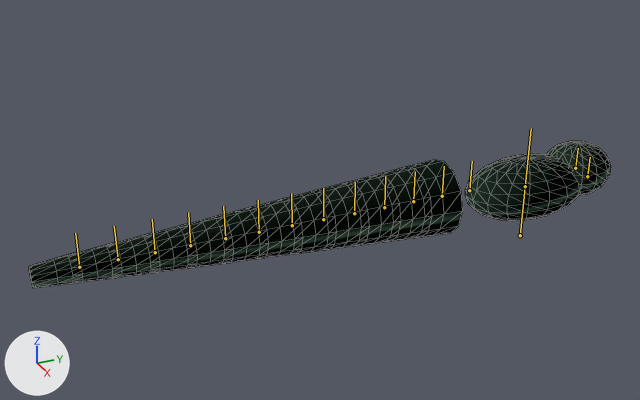
The glTF model assets/shared/creature-serpent.glb as it was, and as the next commit left it.
One viewpoint serves both versions: a 50 mm camera at (5.29, -4.19, 3.31) aimed at (-0.25, -1.7, 0.54). Arrows for +X, +Y and +Z are at lower left; the lights stay in place. The older version comes first. The bones that bend it are drawn over the model as lines. Mesh edges are drawn as thin lines.

Objects in the first picture: 'SkinnedCreature'.
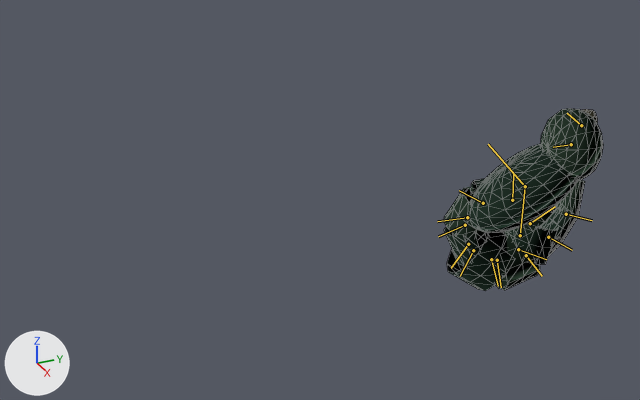
The newer file adds an action. The first version stands in its rest pose; the second is drawn at frame 13 of the action 'SERPENT_COIL_LUNGE'.

Location of each change, [x1, y1, x2, y2] in pixels of the pictures (640 x 400 px):
'SkinnedCreature', posed (73% narrower, 24% taller): before [29, 141, 611, 288]; after [444, 108, 603, 291]
bone 'Torso', root to tip: before (525, 186) to (531, 128); after (525, 186) to (488, 144)
bone 'Head', root to tip: before (575, 168) to (578, 148); after (571, 144) to (553, 147)
bone 'Jaw', root to tip: before (587, 176) to (590, 157); after (581, 125) to (567, 113)
bone 'Tail', root to tip: before (469, 190) to (472, 161); after (467, 217) to (437, 221)
bone 'Spine0', root to tip: before (442, 196) to (444, 166); after (468, 244) to (451, 268)
bone 'Spine1', root to tip: before (413, 201) to (415, 171); after (491, 259) to (498, 286)
bone 'Spine2', root to tip: before (384, 207) to (385, 176); after (518, 249) to (546, 259)
bone 'Spine3', root to tip: before (354, 213) to (355, 182); after (530, 223) to (555, 206)
bone 'Spine4', root to tip: before (323, 219) to (323, 188); after (512, 200) to (513, 174)
bone 'Spine5', root to tip: before (292, 225) to (291, 193); after (483, 203) to (459, 190)
bone 'Spine6', root to tip: before (259, 232) to (258, 200); after (465, 225) to (438, 236)
bone 'Spine7', root to tip: before (225, 238) to (223, 206); after (473, 250) to (460, 276)
bone 'Spine8', root to tip: before (190, 245) to (188, 212); after (497, 260) to (501, 287)
bone 'Spine9', root to tip: before (155, 252) to (152, 219); after (526, 255) to (542, 276)
bone 'Spine10', root to tip: before (118, 259) to (114, 226); after (548, 237) to (572, 250)
bone 'Spine11', root to tip: before (79, 267) to (75, 233); after (566, 214) to (592, 220)

Diff of the bpy script that builds the scene:
```diff
--- a/assets/shared/creature-serpent.glb.py
+++ b/assets/shared/creature-serpent.glb.py
@@ bone_torso @@
 bone_torso = bpy.data.objects['CreatureRig'].pose.bones['Torso']  # child of 'Root'
-bone_torso.rotation_quaternion = (1.0, 0.0, 0.0, 0.0)  # degrees (0, 0, 0)
+bone_torso.rotation_quaternion = (0.901, 0.353, -0.244, 0.045)  # degrees (44, -28, -6)
@@ bone_head @@
 bone_head = bpy.data.objects['CreatureRig'].pose.bones['Head']  # child of 'Torso'
-bone_head.rotation_quaternion = (1.0, 0.0, 0.0, 0.0)  # degrees (0, 0, 0)
+bone_head.rotation_quaternion = (0.871, 0.401, 0.24, -0.142)  # degrees (48, 32, -4)
@@ bone_jaw @@
 bone_jaw = bpy.data.objects['CreatureRig'].pose.bones['Jaw']  # child of 'Head'
-bone_jaw.rotation_quaternion = (1.0, 0.0, 0.0, 0.0)  # degrees (0, 0, 0)
+bone_jaw.rotation_quaternion = (0.941, -0.336, 0.0, 0.0)  # degrees (-39, 0, 0)
@@ bone_tail @@
 bone_tail = bpy.data.objects['CreatureRig'].pose.bones['Tail']  # child of 'Torso'
-bone_tail.rotation_quaternion = (1.0, 0.0, 0.0, 0.0)  # degrees (0, 0, 0)
+bone_tail.rotation_quaternion = (0.886, 0.453, 0.058, -0.059)  # degrees (54, 9, -3)
@@ bone_spine0 @@
 bone_spine0 = bpy.data.objects['CreatureRig'].pose.bones['Spine0']  # child of 'Tail'
-bone_spine0.rotation_quaternion = (1.0, 0.0, 0.0, 0.0)  # degrees (0, 0, 0)
+bone_spine0.rotation_quaternion = (0.907, 0.403, 0.097, -0.064)  # degrees (48, 13, -2)
@@ bone_spine1 @@
 bone_spine1 = bpy.data.objects['CreatureRig'].pose.bones['Spine1']  # child of 'Spine0'
-bone_spine1.rotation_quaternion = (1.0, 0.0, 0.0, 0.0)  # degrees (0, 0, 0)
+bone_spine1.rotation_quaternion = (0.898, 0.435, -0.065, 0.005)  # degrees (52, -7, -3)
@@ bone_spine2 @@
 bone_spine2 = bpy.data.objects['CreatureRig'].pose.bones['Spine2']  # child of 'Spine1'
-bone_spine2.rotation_quaternion = (1.0, 0.0, 0.0, 0.0)  # degrees (0, 0, 0)
+bone_spine2.rotation_quaternion = (0.873, 0.458, 0.133, -0.097)  # degrees (55, 19, -3)
@@ bone_spine3 @@
 bone_spine3 = bpy.data.objects['CreatureRig'].pose.bones['Spine3']  # child of 'Spine2'
-bone_spine3.rotation_quaternion = (1.0, 0.0, 0.0, 0.0)  # degrees (0, 0, 0)
+bone_spine3.rotation_quaternion = (0.881, 0.472, -0.03, -0.009)  # degrees (56, -3, -3)
@@ bone_spine4 @@
 bone_spine4 = bpy.data.objects['CreatureRig'].pose.bones['Spine4']  # child of 'Spine3'
-bone_spine4.rotation_quaternion = (1.0, 0.0, 0.0, 0.0)  # degrees (0, 0, 0)
+bone_spine4.rotation_quaternion = (0.865, 0.464, 0.159, -0.102)  # degrees (56, 22, -2)
@@ bone_spine5 @@
 bone_spine5 = bpy.data.objects['CreatureRig'].pose.bones['Spine5']  # child of 'Spine4'
-bone_spine5.rotation_quaternion = (1.0, 0.0, 0.0, 0.0)  # degrees (0, 0, 0)
+bone_spine5.rotation_quaternion = (0.891, 0.452, -0.015, -0.001)  # degrees (54, -1, -1)
@@ bone_spine6 @@
 bone_spine6 = bpy.data.objects['CreatureRig'].pose.bones['Spine6']  # child of 'Spine5'
-bone_spine6.rotation_quaternion = (1.0, 0.0, 0.0, 0.0)  # degrees (0, 0, 0)
+bone_spine6.rotation_quaternion = (0.891, 0.411, 0.166, -0.074)  # degrees (50, 21, 0)
@@ bone_spine7 @@
 bone_spine7 = bpy.data.objects['CreatureRig'].pose.bones['Spine7']  # child of 'Spine6'
-bone_spine7.rotation_quaternion = (1.0, 0.0, 0.0, 0.0)  # degrees (0, 0, 0)
+bone_spine7.rotation_quaternion = (0.925, 0.371, -0.028, 0.022)  # degrees (44, -4, 1)
@@ bone_spine8 @@
 bone_spine8 = bpy.data.objects['CreatureRig'].pose.bones['Spine8']  # child of 'Spine7'
-bone_spine8.rotation_quaternion = (1.0, 0.0, 0.0, 0.0)  # degrees (0, 0, 0)
+bone_spine8.rotation_quaternion = (0.937, 0.308, 0.145, -0.028)  # degrees (37, 17, 2)
@@ bone_spine9 @@
 bone_spine9 = bpy.data.objects['CreatureRig'].pose.bones['Spine9']  # child of 'Spine8'
-bone_spine9.rotation_quaternion = (1.0, 0.0, 0.0, 0.0)  # degrees (0, 0, 0)
+bone_spine9.rotation_quaternion = (0.962, 0.251, -0.071, 0.041)  # degrees (29, -9, 3)
@@ bone_spine10 @@
 bone_spine10 = bpy.data.objects['CreatureRig'].pose.bones['Spine10']  # child of 'Spine9'
-bone_spine10.rotation_quaternion = (1.0, 0.0, 0.0, 0.0)  # degrees (0, 0, 0)
+bone_spine10.rotation_quaternion = (0.977, 0.181, 0.099, 0.007)  # degrees (21, 11, 3)
@@ bone_spine11 @@
 bone_spine11 = bpy.data.objects['CreatureRig'].pose.bones['Spine11']  # child of 'Spine10'
-bone_spine11.rotation_quaternion = (1.0, 0.0, 0.0, 0.0)  # degrees (0, 0, 0)
+bone_spine11.rotation_quaternion = (0.981, 0.125, -0.129, 0.037)  # degrees (14, -15, 2)
```
